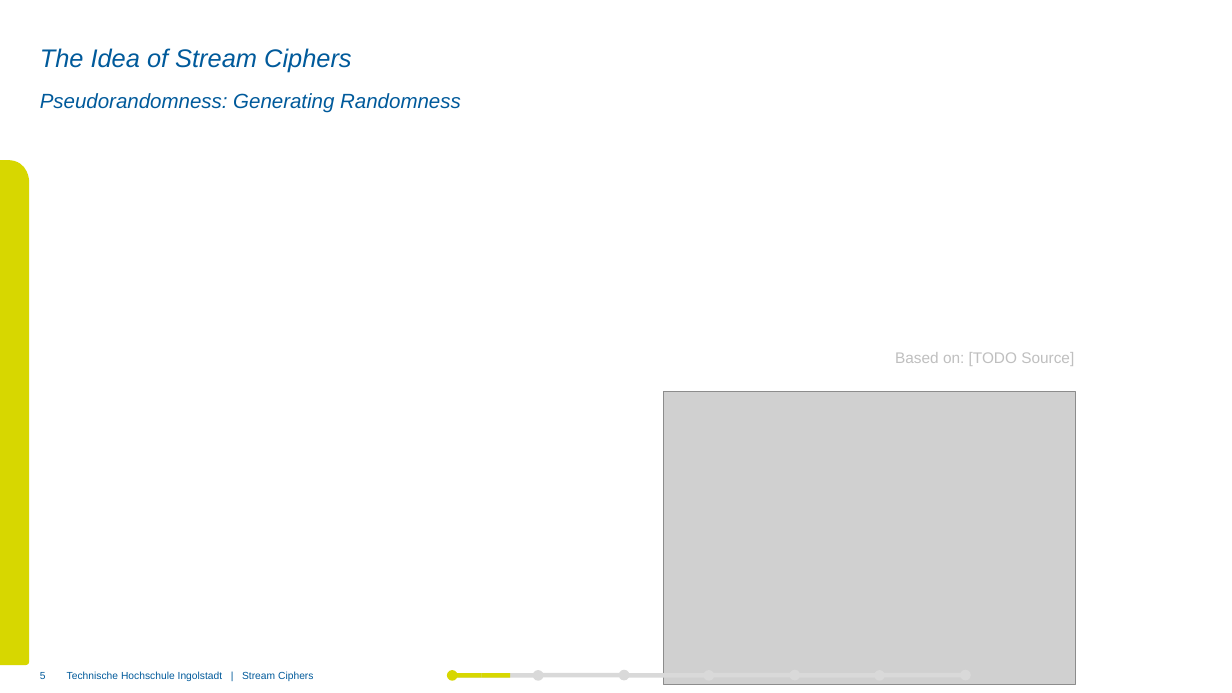
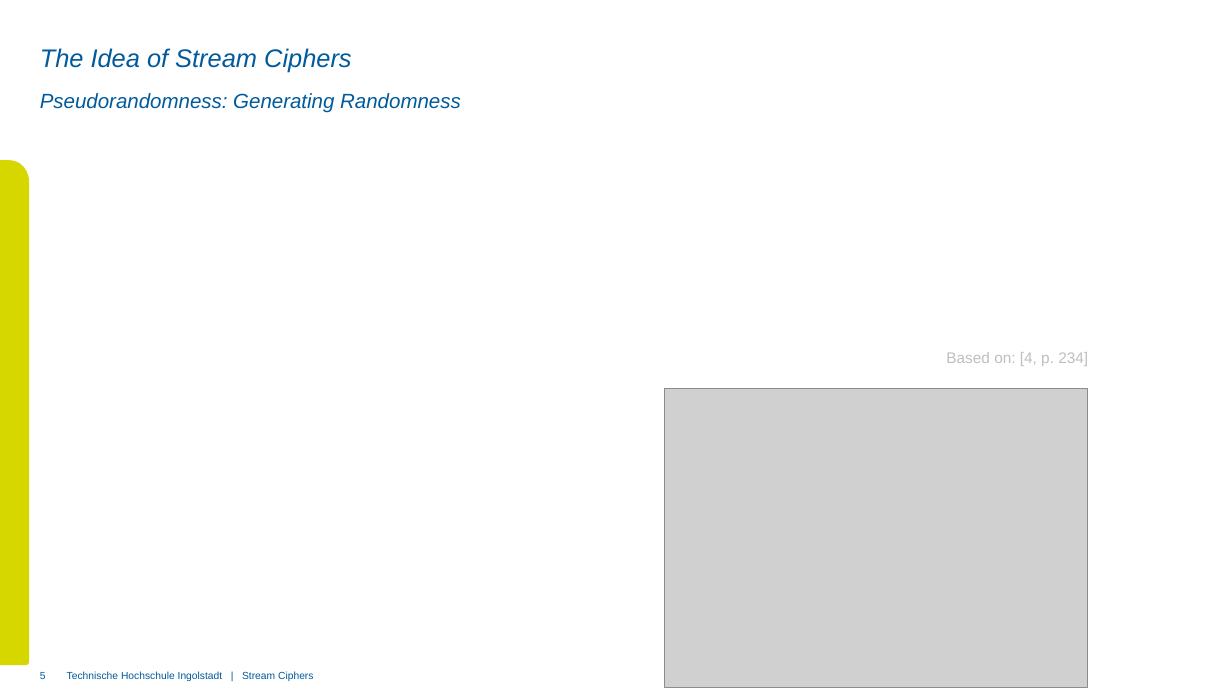
Before and after one commit to xThale/crypto-stream-ciphers, a slide deck: slide 5 of Präsentation/Presentation Unmerged Simon.pptx. Drawn at 1232x693 pixels with LibreOffice and Linux fonts; fonts in the diff are those of the drawing; grey boxes stand for pictures; background and template pictures are left out. Boxes give left, top, right and bottom in pixels: in the first picture for what was removed or moved away, otherwise in the second. Text is boxed around its words. In the diff, an @@ line names an element or a change of style, - is before the commit and + after.

```diff
--- a/Präsentation/Presentation Unmerged Simon.pptx
+++ b/Präsentation/Presentation Unmerged Simon.pptx
@@ text at <box>946,352,1088,366</box>: text changed @@
-Based on: [TODO Source]
+Based on: [4, p. 234]
@@ picture: place and size @@
-picture at <box>664,391,1075,685</box>
+picture at <box>665,389,1088,688</box>
@@ ellipse removed at <box>447,670,458,681</box> @@
@@ rectangle removed at <box>452,673,537,677</box> @@
@@ rectangle removed at <box>454,673,482,677</box> @@
@@ rectangle removed at <box>482,673,510,677</box> @@
@@ ellipse removed at <box>533,670,544,681</box> @@
@@ rectangle removed at <box>538,673,623,677</box> @@
@@ ellipse removed at <box>619,670,630,681</box> @@
@@ rectangle removed at <box>623,673,708,677</box> @@
```
Also in this commit, not shown: 15 other slides changed, 4 slides added, 2 slides removed, 1 other file.
